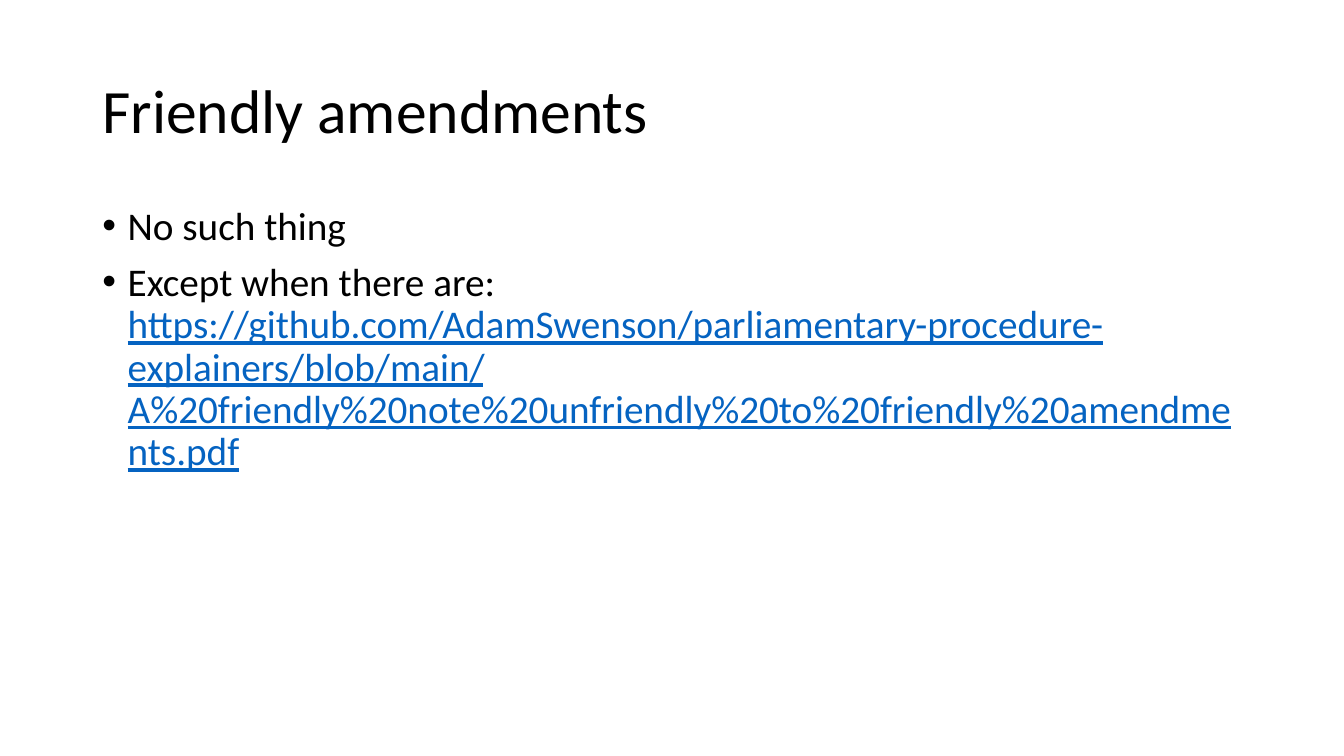
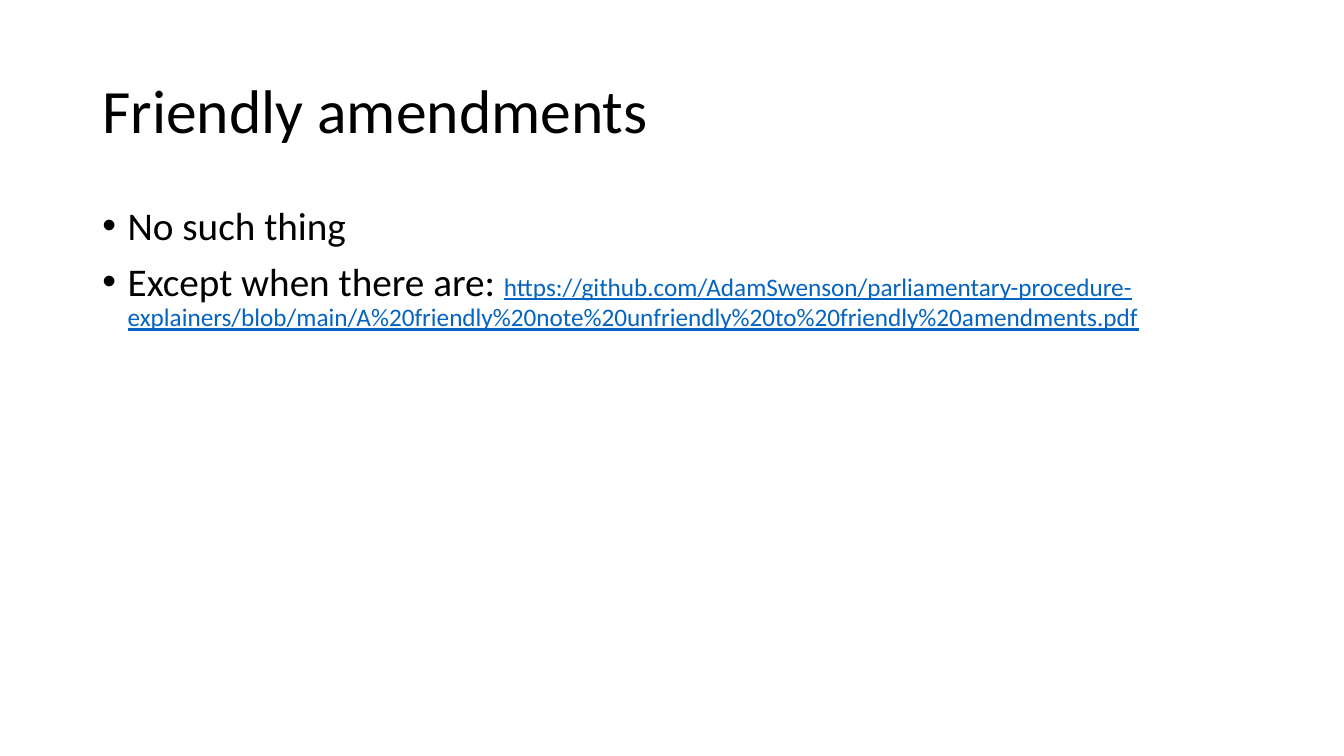
Before and after one commit to AdamSwenson/parliamentary-procedure-explainers, a slide deck: slide 26 of chico-specific/Chico presentation.pptx (slide 25 before the commit). Drawn at 1344x756 pixels with LibreOffice and Linux fonts; fonts in the diff are those of the drawing. Boxes give left, top, right and bottom in pixels: in the first picture for what was removed or moved away, otherwise in the second. Text is boxed around its words. In the diff, an @@ line names an element or a change of style, - is before the commit and + after.

```diff
--- a/chico-specific/Chico presentation.pptx
+++ b/chico-specific/Chico presentation.pptx
@@ text at (128,268,1138,331): size 28 to 18 pt in "https://github.com/AdamSwenson/parliamentary-procedure-expla ..." @@
```
Also in this commit, not shown: 3 other slides changed, 2 slides added, 1 other file.
